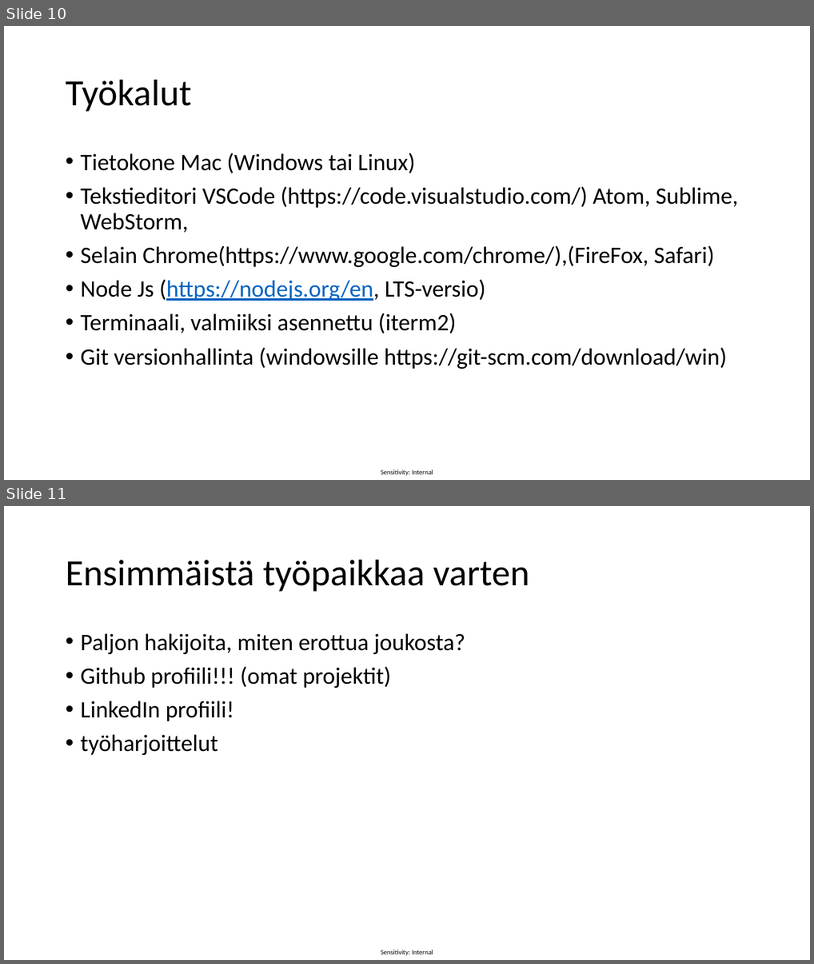
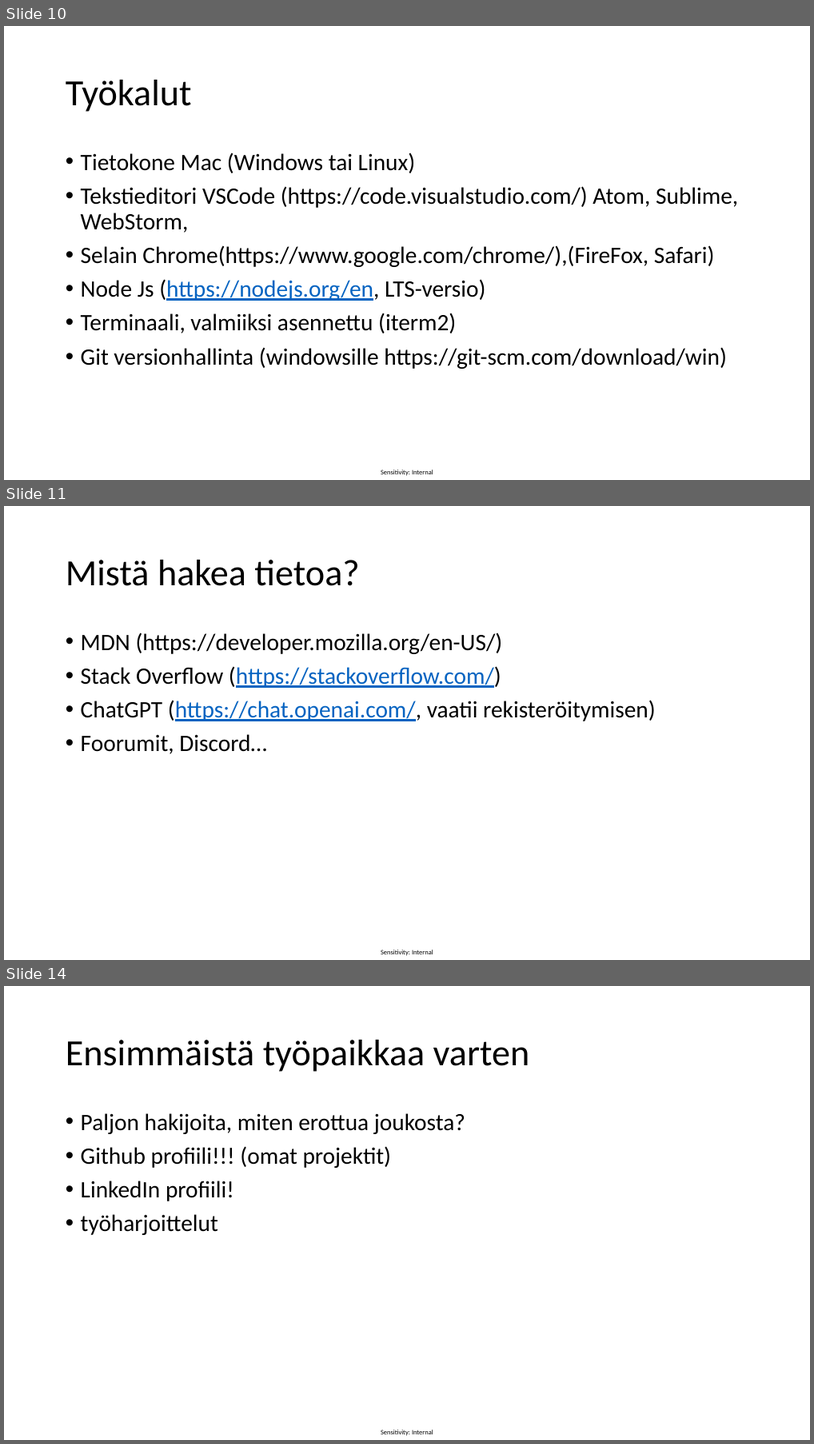
Before and after one commit to vidnyte/pfk2024, a slide deck: PFK2024.pptx. Shown one above the other, each under a label of ours: slides 10 and 11 before the commit, slides 10, 11 and 14 after it; the slides between them are not shown. The pictures are 814x964 and 814x1444 pixels, drawn with LibreOffice and Linux fonts; fonts in the diff are those of the drawing. Boxes give left, top, right and bottom in pixels: in the first picture for what was removed or moved away, otherwise in the second. Text is boxed around its words. In the diff, an @@ line names an element or a change of style, - is before the commit and + after.

```diff
--- a/PFK2024.pptx
+++ b/PFK2024.pptx
@@ slide 11 added at box(4, 506, 810, 960), background #FFFFFF; not listed: 1 template element that a slide beside it also shows @@
@@ title added at box(66, 560, 359, 586), 44 pt, text #000000 @@
+Mistä hakea tietoa?
@@ text added at box(81, 632, 656, 754), 28 pt, text #000000 @@
+• MDN (https://developer.mozilla.org/en-US/)
+• Stack Overflow (https://stackoverflow.com/)
+• ChatGPT (https://chat.openai.com/, vaatii rekisteröitymisen)
+• Foorumit, Discord…
@@ what was slide 11 is now slide 14 @@
```
Also in this commit, not shown: 2 slides changed, 3 other slides added, 1 slide removed, 1 other file.
